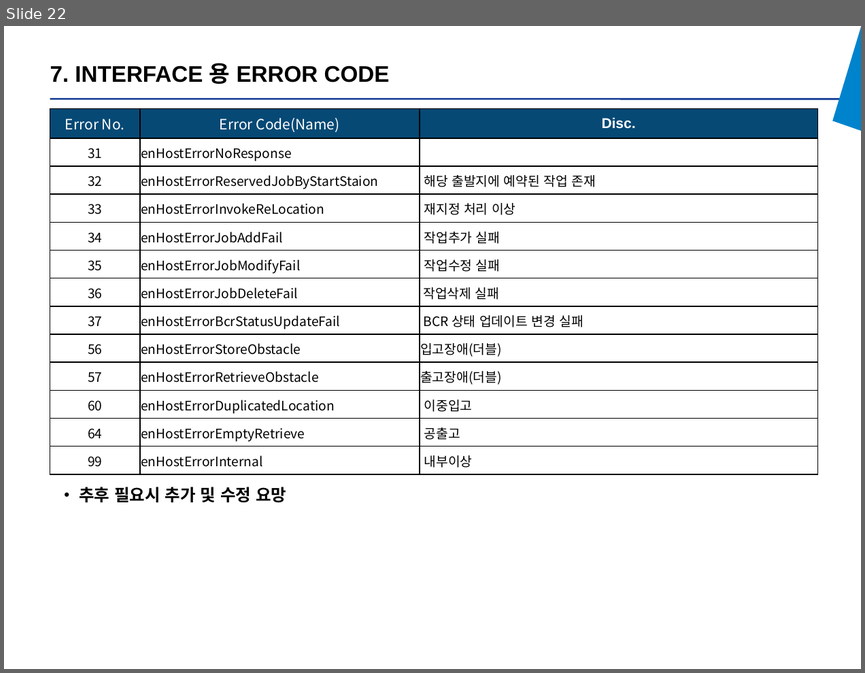
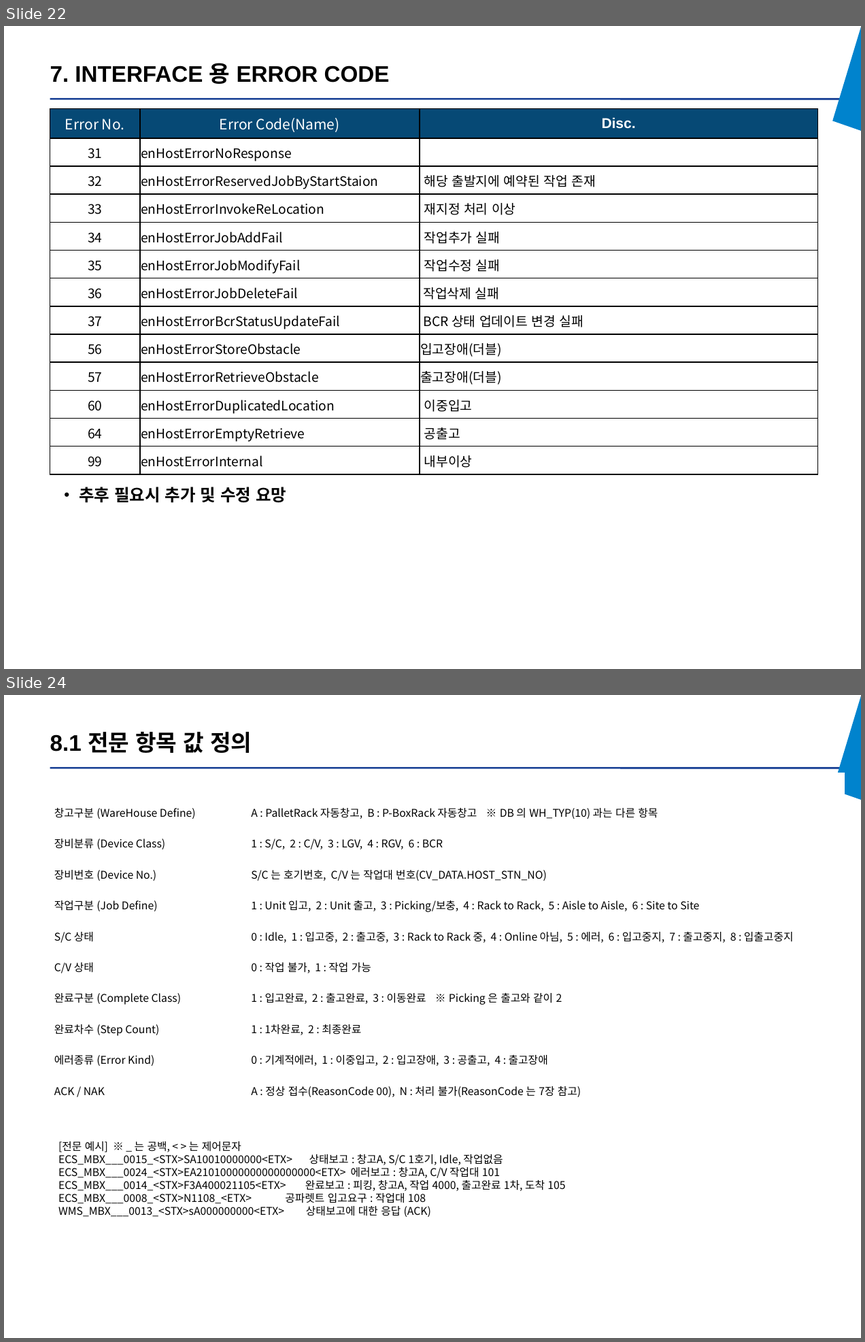
Before and after one commit to yeorijby-coder/KET_TASKs, a slide deck: 일반비_한국단자_WCS인터페이스정의서_20260714.pptx. Shown one above the other, each under a label of ours: slide 22 before the commit, slides 22 and 24 after it; the slides between them are not shown. The pictures are 865x673 and 865x1342 pixels, drawn with LibreOffice and Linux fonts; fonts in the diff are those of the drawing. Boxes give left, top, right and bottom in pixels: in the first picture for what was removed or moved away, otherwise in the second. Text is boxed around its words. In the diff, an @@ line names an element or a change of style, - is before the commit and + after.

```diff
--- a/일반비_한국단자_WCS인터페이스정의서_20260714.pptx
+++ b/일반비_한국단자_WCS인터페이스정의서_20260714.pptx
@@ slide 24 added at (4,695,861,1338), background #FFFFFF; not listed: 3 template elements that a slide beside it also shows @@
@@ title added at (50,732,252,753), 19 pt, text #000000, bold @@
+8.1 전문 항목 값 정의
@@ table added at (50,773,844,1113), 11 rows, 2 columns @@
+항목 | 값
+창고구분 (WareHouse Define) | A : PalletRack 자동창고, B : P-BoxRack 자동창고 ※ DB 의 WH_TYP(10) 과는 다른 항목
+장비분류 (Device Class) | 1 : S/C, 2 : C/V, 3 : LGV, 4 : RGV, 6 : BCR
+장비번호 (Device No.) | S/C 는 호기번호, C/V 는 작업대 번호(CV_DATA.HOST_STN_NO)
+작업구분 (Job Define) | 1 : Unit 입고, 2 : Unit 출고, 3 : Picking/보충, 4 : Rack to Rack, 5 : Aisle to Aisle, 6 : Site to Site
+S/C 상태 | 0 : Idle, 1 : 입고중, 2 : 출고중, 3 : Rack to Rack 중, 4 : Online 아님, 5 : 에러, 6 : 입고중지, 7 : 출고중지, 8 : 입출고중지
+C/V 상태 | 0 : 작업 불가, 1 : 작업 가능
+완료구분 (Complete Class) | 1 : 입고완료, 2 : 출고완료, 3 : 이동완료 ※ Picking 은 출고와 같이 2
+완료차수 (Step Count) | 1 : 1차완료, 2 : 최종완료
+에러종류 (Error Kind) | 0 : 기계적에러, 1 : 이중입고, 2 : 입고장애, 3 : 공출고, 4 : 출고장애
+ACK / NAK | A : 정상 접수(ReasonCode 00), N : 처리 불가(ReasonCode 는 7장 참고)
@@ text added at (58,1141,565,1217), 9 pt, text #000000 @@
+[전문 예시] ※ _ 는 공백, < > 는 제어문자
+ECS_MBX___0015_<STX>SA10010000000<ETX> 상태보고 : 창고A, S/C 1호기, Idle, 작업없음
+ECS_MBX___0024_<STX>EA21010000000000000000<ETX> 에러보고 : 창고A, C/V 작업대 101
+ECS_MBX___0014_<STX>F3A400021105<ETX> 완료보고 : 피킹, 창고A, 작업 4000, 출고완료 1차, 도착 105
+ECS_MBX___0008_<STX>N1108_<ETX> 공파렛트 입고요구 : 작업대 108
+WMS_MBX___0013_<STX>sA000000000<ETX> 상태보고에 대한 응답 (ACK)
```
Also in this commit, not shown: 2 slides changed, 1 other slide added.
